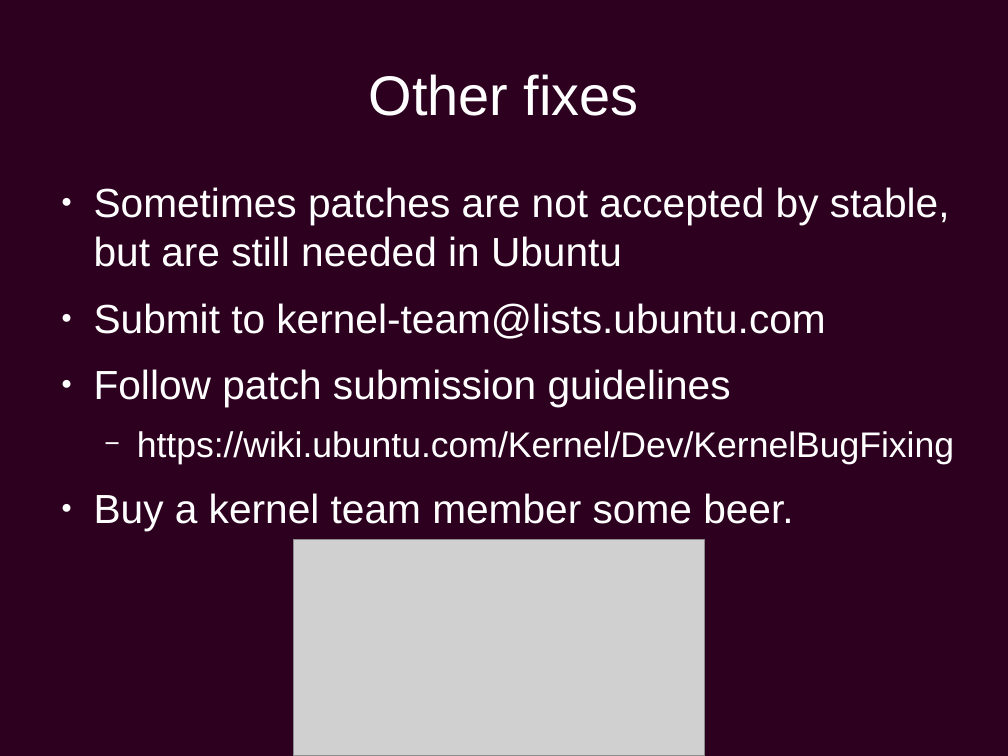
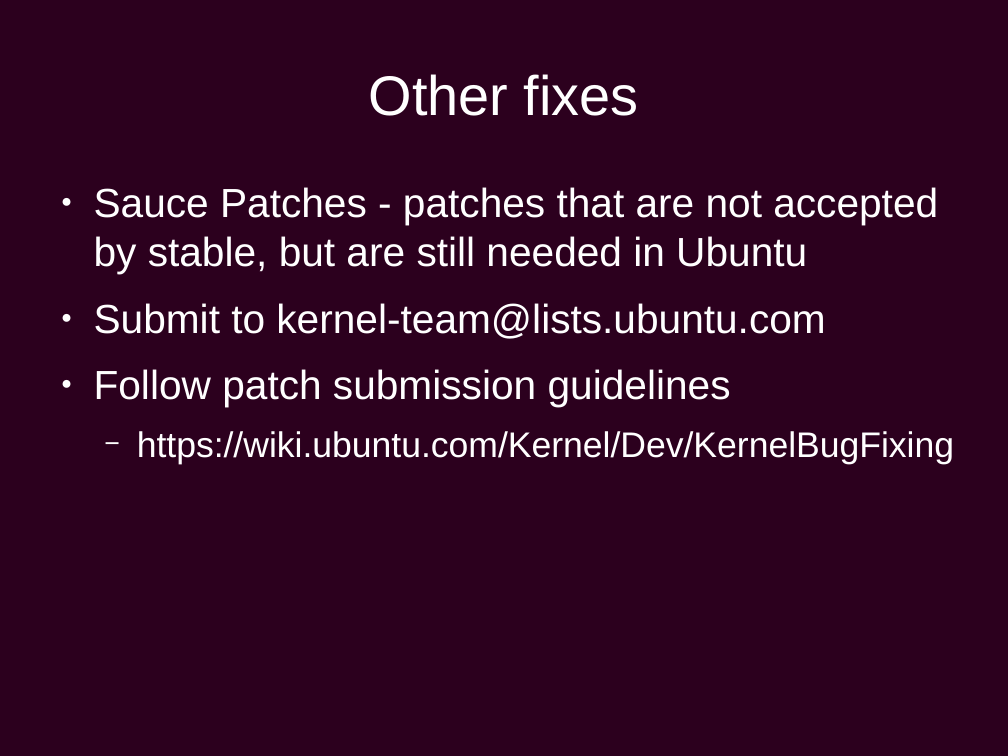
Before and after one commit to chiluk/presentations, a slide deck: slide 36 of Ubuntu Development.odp (slide 31 before the commit). Drawn at 1008x756 pixels with LibreOffice and Linux fonts; fonts in the diff are those of the drawing; grey boxes stand for pictures; background and template pictures are left out. Boxes give left, top, right and bottom in pixels: in the first picture for what was removed or moved away, otherwise in the second. Text is boxed around its words. In the diff, an @@ line names an element or a change of style, - is before the commit and + after.

```diff
--- a/Ubuntu Development.odp
+++ b/Ubuntu Development.odp
@@ text at (94,187,938,273): text changed @@
-● Sometimes patches are not accepted by stable, but are still needed in Ubuntu
+● Sauce Patches - patches that are not accepted by stable, but are still needed in Ubuntu
@@ text at (94,493,793,531): paragraph removed @@
-● Buy a kernel team member some beer.
@@ picture removed at (294,540,704,756) @@
```
Also in this commit, not shown: 23 other slides changed, 5 slides added.
